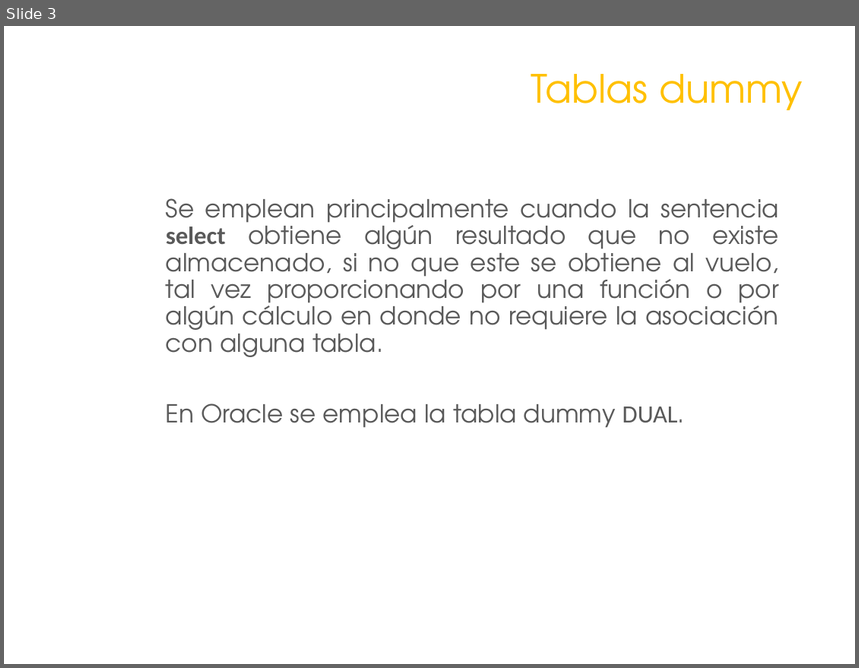
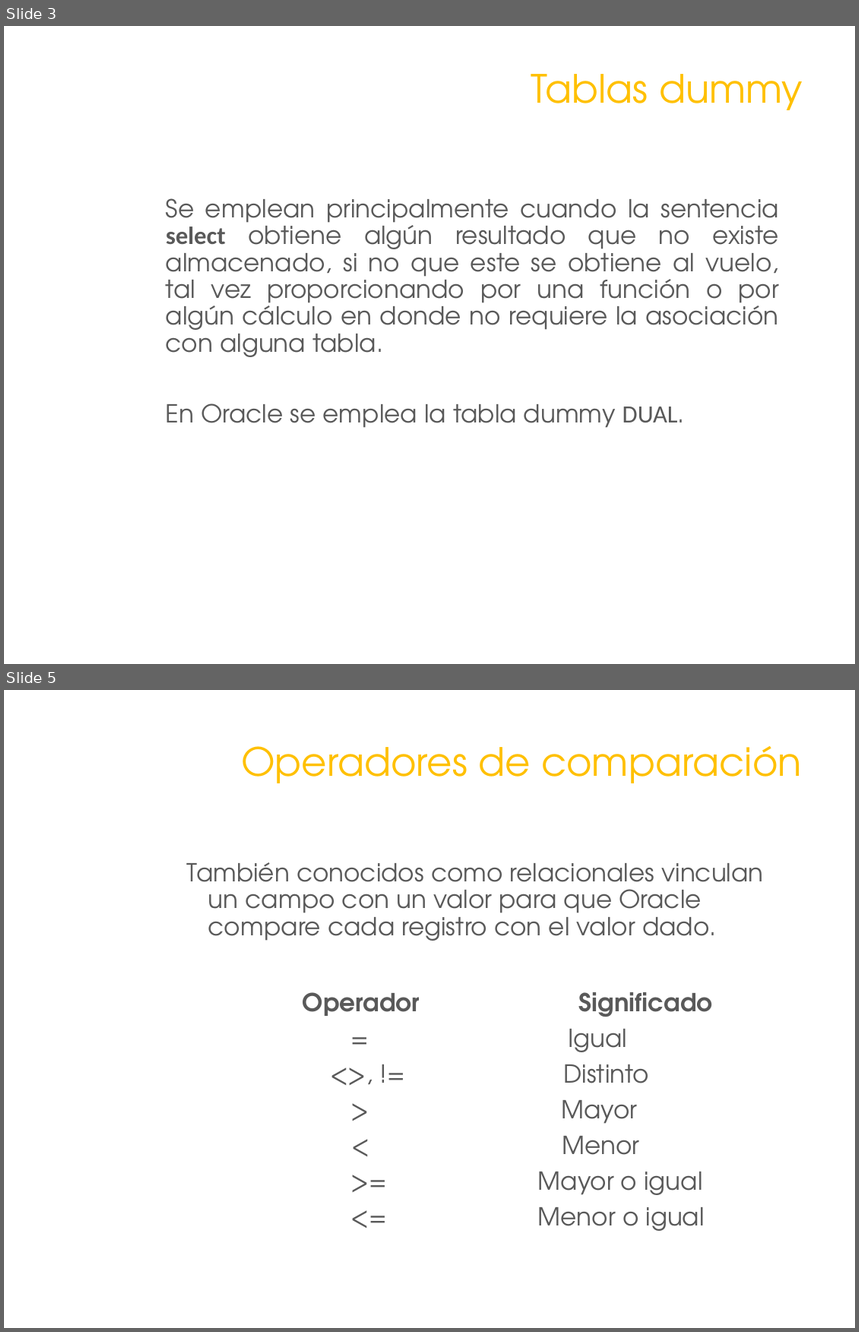
Before and after one commit to galigaribaldi/CursoSQL, a slide deck: SQL1/Martes/DQL.pptx. Shown one above the other, each under a label of ours: slide 3 before the commit, slides 3 and 5 after it; the slides between them are not shown. The pictures are 859x668 and 859x1332 pixels, drawn with LibreOffice and Linux fonts; fonts in the diff are those of the drawing; background and template pictures are left out. Boxes give left, top, right and bottom in pixels: in the first picture for what was removed or moved away, otherwise in the second. Text is boxed around its words. In the diff, an @@ line names an element or a change of style, - is before the commit and + after.

Commit message:
DQL presentacion

```diff
--- a/SQL1/Martes/DQL.pptx
+++ b/SQL1/Martes/DQL.pptx
@@ slide 5 added at <box>4,690,855,1328</box>, background picture (left out) @@
@@ title added at <box>241,746,802,783</box>, 33 pt, text #FFC000 @@
+Operadores de comparación
@@ text added at <box>187,863,763,941</box>, 21 pt, text #595959 @@
+También conocidos como relacionales vinculan un campo con un valor para que Oracle compare cada registro con el valor dado.
@@ text added at <box>303,992,713,1231</box>, 21 pt, text #595959 @@
+Operador Significado
+= Igual
+<>, != Distinto
+> Mayor
+< Menor
+>= Mayor o igual
+<= Menor o igual
```
Also in this commit, not shown: 4 other slides added, 1 slide removed, 1 other file.
